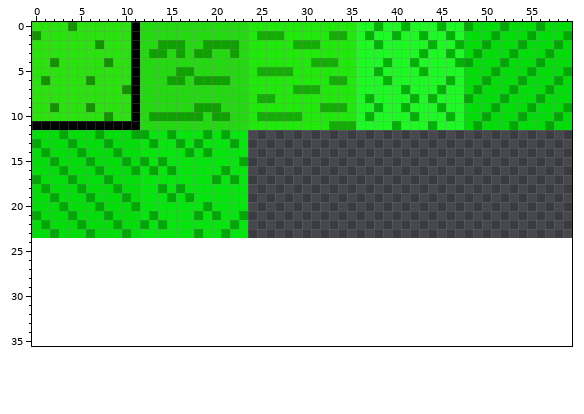
One commit to this pixel-art sprite: assets/tiles/surface_ground.png. The picture above is the old version.
The file is 60x24 pixels. Colours within 5 levels of each other are drawn and written as one. The old version is drawn lined up with the new one, on the new canvas.
New version:
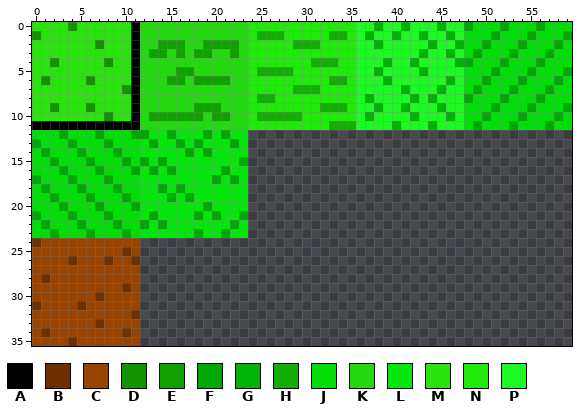
Palette (. is transparent): A #000000  B #6e3000  C #984300  D #139300  E #0fa100  F #00a806  G #00b205  H #14ad05  J #03dd0a  K #24d912  L #06e50e  M #2ae20e  N #21e90c  P #1ef824
The exact change:
canvas 60x24 -> 60x36
y 24: x 0..11 ............ -> BCCCCCCCCCCC
y 25: x 0..11 ............ -> CCCCCCCCCCBC
y 26: x 0..11 ............ -> CCCCBCCCBCCB
y 27: x 0..11 ............ -> CCCCCCCCCCCC
y 28: x 0..11 ............ -> CBCCCCCCCCCC
y 29: x 0..11 ............ -> CCCCCCCCCCBC
y 30: x 0..11 ............ -> CCCCCCCBCCCC
y 31: x 0..11 ............ -> BCCCCBCCCCCC
y 32: x 0..11 ............ -> CCCCCCCCCCCB
y 33: x 0..11 ............ -> CCCCCCCBCCCC
y 34: x 0..11 ............ -> CBCCCCCCCCBC
y 35: x 0..11 ............ -> CCCCBCCCCCCC
